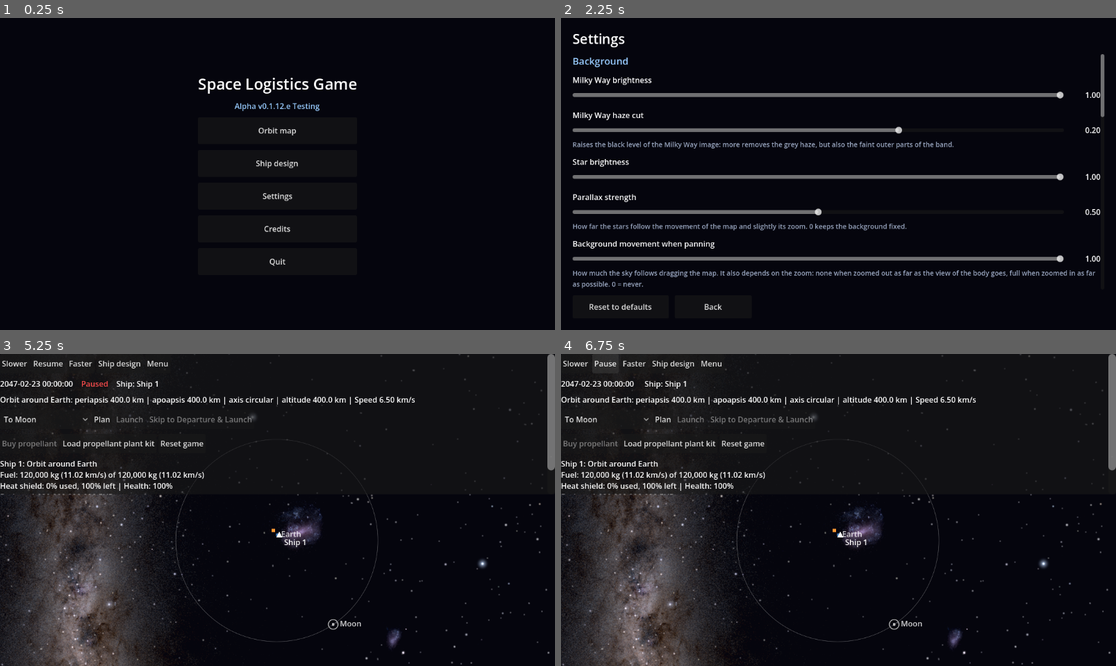
Above: before the commit, frames 1-4 (two rows, left to right).
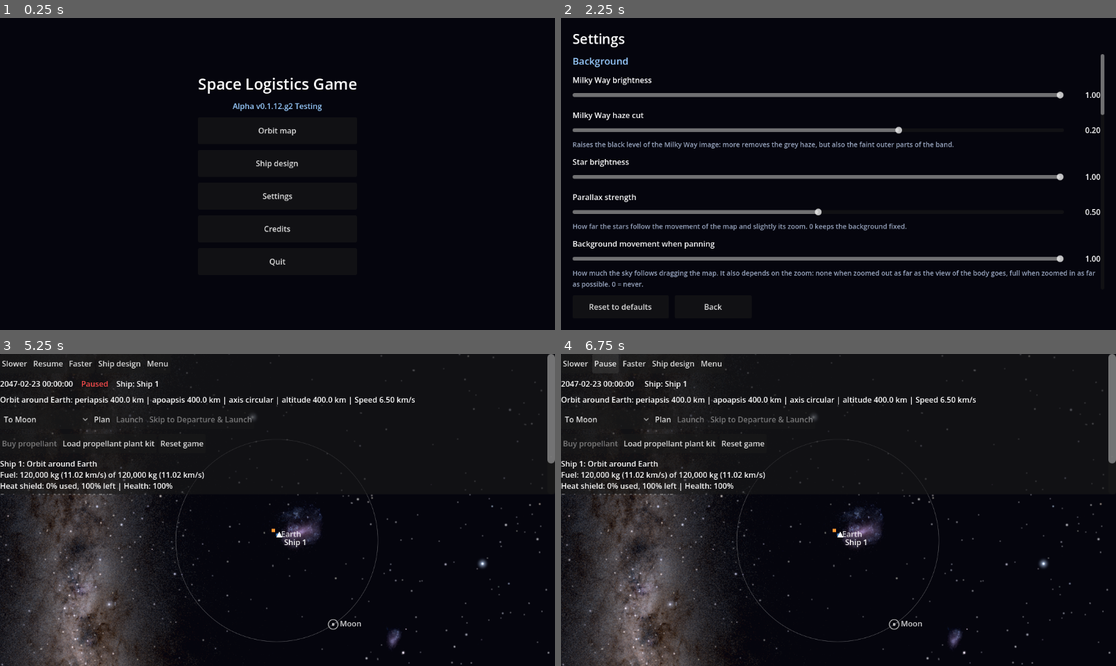
Above: after the commit, the same moments.

Repository: jonmakescars/asteroid-miner
Game: Godot game, scene res://menu.tscn
The game is run twice, just before and just after one commit, with the same random seed, the same clock (stepped at 60 frames per second) and the same inputs.
Inputs:
- Up to frame 1 (0.25 s): no input
- Up to frame 2 (2.25 s): click "Orbit map" at 0.5 s; click "Menu" at 1.25 s; click "Settings" at 2 s
- Up to frame 3 (5.25 s): click "Back" at 2.75 s; click "Ship design" at 3.5 s; click "Menu" at 4.25 s; click "Orbit map" at 5 s
- Up to frame 4 (6.75 s): click "Slower" at 5.75 s; click "Resume" at 6.5 s

The runs differ from the first frame. In frame 1, 0.2% of the frame differs, in the area x 41-59%, y 27-30%; in frame 2, less than 0.1%; in frame 3, less than 0.1%; in frame 4, less than 0.1%.

Commit message:
Step 12g / 0.1.12.g - fix for minimum latitude when changing target in planner

Diff:
--- a/scripts/menu_view.gd
+++ b/scripts/menu_view.gd
@@ -2,7 +2,7 @@
 ## Start menu: opens the prototype screens.
 
 const MOBILE_UI_SCALE := 2.0
-const BUILD_LABEL := "Alpha v0.1.12.e Testing"   # shown in the menu; update it with every new build
+const BUILD_LABEL := "Alpha v0.1.12.g2 Testing"   # shown in the menu; update it with every new build
 const ENTRIES := [
 	["Orbit map", "res://main.tscn"],
 	["Ship design", "res://ship_design.tscn"],
--- a/scripts/orbit_view.gd
+++ b/scripts/orbit_view.gd
@@ -718,14 +718,16 @@
 
 
 ## The orbit (rp_alt_km, ra_alt_km, offset_deg) kept for another body: the same numbers, except that the periapsis
-## is raised above the atmosphere limit of the body and nothing goes above the highest possible altitude.
+## is raised above the upper limit of the atmosphere of the body (where the orbit does not decay; B-038) and nothing
+## goes above the highest possible altitude. (The lower limit for aerobraking, min_periapsis_altitude_km, is not touched.)
 func _orbit_for_body(body_id: String, orbit: Dictionary) -> Dictionary:
 	var body: Dictionary = bodies[body_id]
 	var highest := GameState.max_orbit_altitude_km(body_id)
 	var rp := float(orbit["rp_alt_km"])
 	var ra := float(orbit["ra_alt_km"])
 	if body.get("atmosphere") is Dictionary:
-		rp = maxf(rp, float((body["atmosphere"] as Dictionary)["min_periapsis_altitude_km"]))
+		# (rounded up to the next whole km, plus 1 km, so that it is clearly above the limit: 158.2 -> 160 km)
+		rp = maxf(rp, ceilf(AeroBraking.interface_altitude_km(body["atmosphere"] as Dictionary)) + 1.0)
 	rp = minf(rp, highest)
 	ra = minf(maxf(ra, rp + OrbitControl.EPS), highest + OrbitControl.EPS)
 	rp = minf(rp, ra - OrbitControl.EPS)
@@ -1324,6 +1326,8 @@
 		lines.append("Heat shield: %.0f%% used, %.0f%% left | Health: %.0f%%" % [GameState.shield_used_share() * 100.0,
 				(1.0 - GameState.shield_used_share()) * 100.0, GameState.ship_health * 100.0])
 	lines.append("Budget: %s EUR" % GameState.thousands(GameState.budget_eur))
+	if UserSettings.flag("show_frame_rate"):
+		lines.append("Frame rate: %d fps (limit %d)" % [Engine.get_frames_per_second(), int(UserSettings.number("frame_cap"))])
 	if GameState.stop_reason != "" and Time.get_ticks_msec() - GameState.stop_ms < 20000:   # (a test line: why the warp dropped)
 		lines.append("Warp stopped: %s" % GameState.stop_reason)
 	var turn_shown := retro_shown if (retro_shown > 0.001 and retro_shown < 0.999) else fixed_shown
--- a/scripts/settings_view.gd
+++ b/scripts/settings_view.gd
@@ -77,6 +77,7 @@
 	_add_choice(rows, "orientation", "Screen orientation", [["auto", "Automatic"], ["portrait", "Portrait only"], ["landscape", "Landscape only"]],
 			"Phones and tablets only.")
 	_add_choice(rows, "frame_cap", "Frame rate limit", [[30.0, "30 fps"], [60.0, "60 fps"]])
+	_add_check(rows, "show_frame_rate", "Show frame rate", "Adds a line with the current frames per second to the text at the top of the orbit map.")
 	_add_check(rows, "lighting_shader", "Lighting shader",
 			"When off, the bodies and the ship are drawn flat, without light and shadow (a fallback). Takes effect when the map is opened again.")
 	_add_section(rows, "Units")
--- a/scripts/user_settings.gd
+++ b/scripts/user_settings.gd
@@ -25,6 +25,7 @@
 	"animations": true,        # the burn-up animation (more come later)
 	"ship_sprites": true,      # false: ships are always an icon on the map
 	"orientation": "auto",     # "auto", "portrait" or "landscape" (phones and tablets)
+	"show_frame_rate": true,   # the frame rate in the info text of the orbit map
 	"frame_cap": 60.0,         # frames per second: 30.0 or 60.0
 	"lighting_shader": true,   # false: bodies and ship are drawn flat, without light and shadow
 }
Not shown, changed: data/DATA_NOTES.md
Not shown, removed: step11b-complete.zip
Not shown, removed: step11b2-complete.zip
Not shown, removed: step12a-complete.zip
Not shown, removed: step12b-complete.zip
Not shown, removed: step12c-complete.zip
Not shown, removed: step12c2-complete.zip
Not shown, removed: step12d-complete.zip
Not shown, removed: step12d2-complete.zip
Not shown, removed: step12d3-complete.zip
Not shown, removed: step12d4-complete.zip
Not shown, removed: step12e-complete.zip
(and 1 more such lines)
